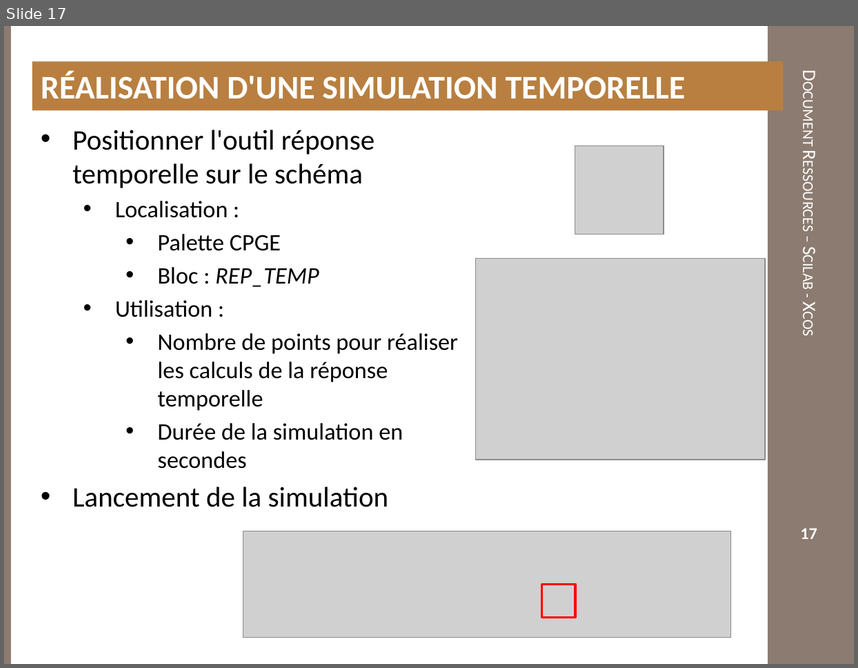
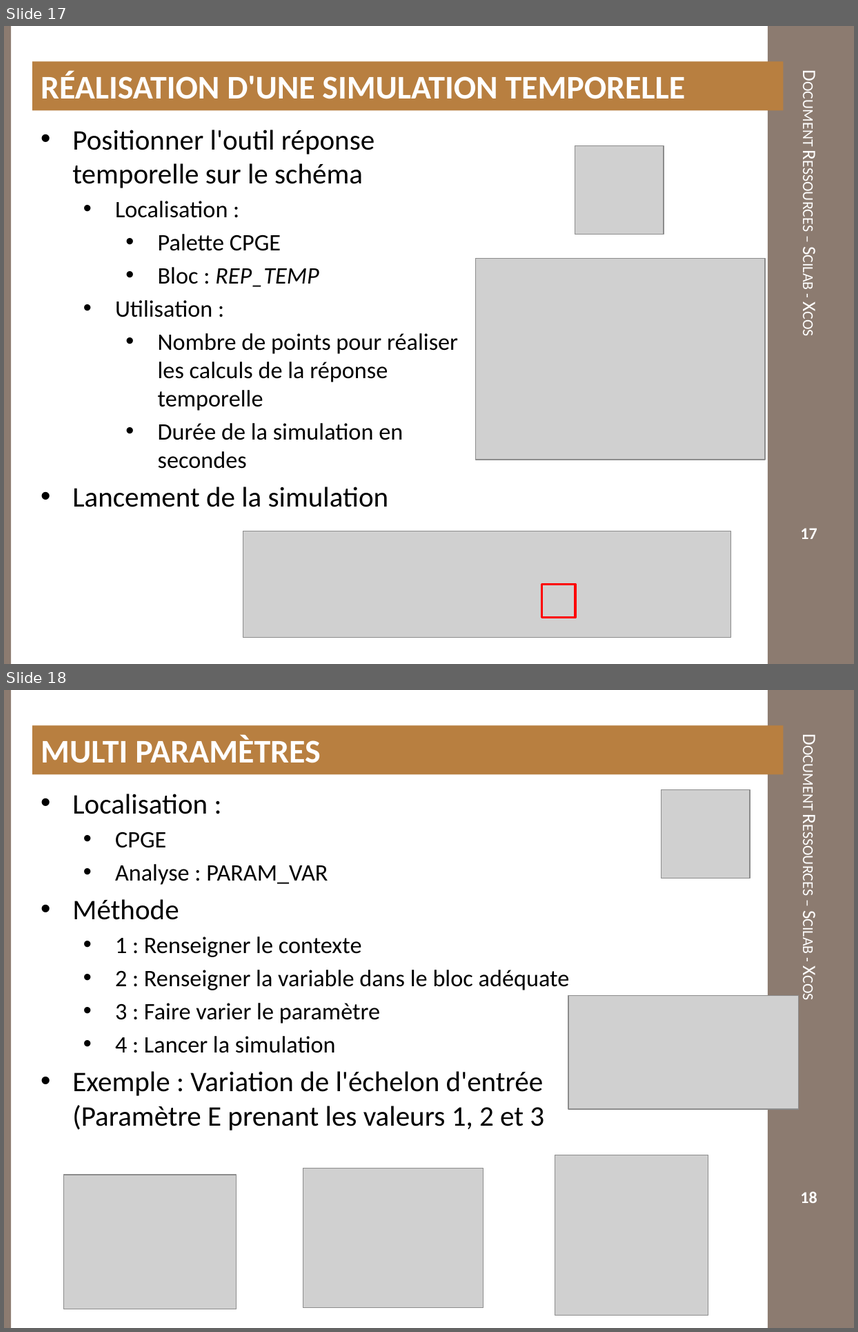
Before and after one commit to xpessoles/TP_PTSI, a slide deck: Serie_3_SLCI_Scilab/Documentation_Scilab.pptx. Shown one above the other, each under a label of ours: slide 17 before the commit, slides 17 and 18 after it. The pictures are 858x668 and 858x1332 pixels, drawn with LibreOffice and Linux fonts; fonts in the diff are those of the drawing; grey boxes stand for pictures; background and template pictures are left out. Boxes give left, top, right and bottom in pixels: in the first picture for what was removed or moved away, otherwise in the second. Text is boxed around its words. In the diff, an @@ line names an element or a change of style, - is before the commit and + after.

```diff
--- a/Serie_3_SLCI_Scilab/Documentation_Scilab.pptx
+++ b/Serie_3_SLCI_Scilab/Documentation_Scilab.pptx
@@ slide 18 added at bbox=[4, 690, 854, 1328], background #FFFFFF; not listed: 3 template elements that a slide beside it also shows @@
@@ text added at bbox=[32, 726, 783, 775], fill #B87F40, 28 pt, text #FFFFFF, bold @@
+MULTI PARAMÈTRES
@@ picture added at bbox=[661, 789, 749, 878] @@
@@ text added at bbox=[72, 793, 570, 1130], 20 pt, text #000000 @@
+• Localisation :
+  • CPGE
+  • Analyse : PARAM_VAR
+• Méthode
+  • 1 : Renseigner le contexte
+  • 2 : Renseigner la variable dans le bloc adéquate
+  • 3 : Faire varier le paramètre
+  • 4 : Lancer la simulation
+• Exemple : Variation de l'échelon d'entrée (Paramètre E prenant les valeurs 1, 2 et 3
@@ picture added at bbox=[568, 995, 799, 1108] @@
@@ picture added at bbox=[555, 1155, 708, 1315] @@
@@ picture added at bbox=[63, 1174, 236, 1309] @@
@@ picture added at bbox=[303, 1167, 484, 1307] @@
@@ page number added at bbox=[800, 1191, 817, 1203], 14 pt, text #FFFFFF, bold @@
+18
```
Also in this commit, not shown: 18 other files.
